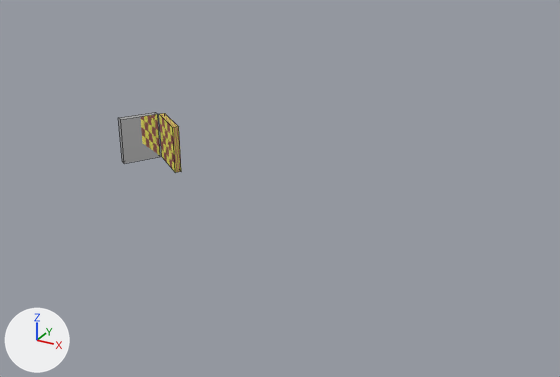
Before and after pictures for a commit that changed the Blender file MouseDLPDome/reflection.blend.
Camera for both pictures: a 50 mm lens placed at (19.2, -25.1, 12.4), pointed at (3.3, 3.8, -2.0). Lighting does not change. The marker at lower left points along +X, +Y and +Z. Mesh edges are drawn as thin lines.
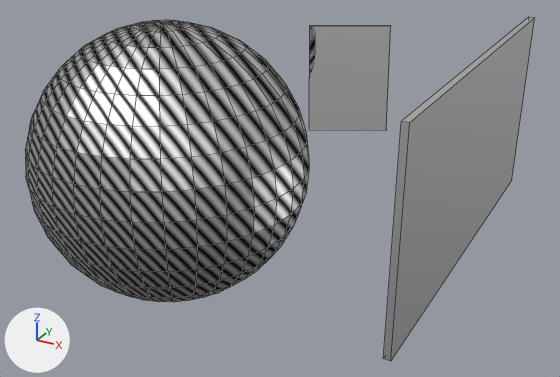
What changed in the scene script:
```text
Add mat_stuff:
    mat_stuff = bpy.data.materials.new('stuff')
    # nodes: BsdfAnisotropic, OutputMaterial, TexWave
Change me_cube_001:
    where me_cube_001.from_pydata(...)  # 8 vertices, 6 faces; spans x -1.0..1.0, y -1.0..1.0, z -1.0..1.0
    remove me_cube_001.materials.append(mat_base)
    add me_cube_001.materials.append(mat_material)
Add me_sphere:
    me_sphere.from_pydata(...)  # a UV sphere (32 segments, 16 rings, poles along z) spanning x -1.0..1.0, y -1.0..1.0, z -1.0..1.0
    me_sphere.materials.append(mat_stuff)
Change ob_cube_001:
    ob_cube_001.location: (-0.05, 0.1, 0.86) -> (11.9, 4.28, 0.92)
    ob_cube_001.rotation_euler: (0.0, 0.0, -0.639) -> (-0.00857, -0.00367, -1.558)  # degrees (0, 0, -37) -> degrees (-0.5, -0.2, -89)
    ob_cube_001.scale: (1.0, 0.132, 1.0) -> (8.82, 0.132, 4.18)
Change ob_cube:
    ob_cube.location: (-1.55, -0.05, 0.85) -> (1.94, 14.39, 0.43)
    ob_cube.rotation_euler: (0.0, 0.0, -2.135) -> (0.0266, 0.0124, -2.694)  # degrees (0, 0, -122) -> degrees (1.5, 0.7, -154)
    ob_cube.scale: (0.831, 0.147, 1.0) -> (2.24, 0.125, 3.0)
Add ob_sphere:
    ob_sphere = bpy.data.objects.new('Sphere', me_sphere)
    ob_sphere.location = (0.0, 0.0, 0.0)
    ob_sphere.scale = (6.0, 6.0, 6.0)
```

Where the change shows, as pixel boxes (x1, y1, x2, y2) in the pictures (560 x 377 px):
'Sphere', added: after (25, 20, 309, 302)
'Cube.001', recoloured, moved, turned, rescaled: before (159, 113, 181, 172); after (383, 17, 535, 361)
'Cube', moved, turned, rescaled: before (119, 112, 160, 164); after (309, 25, 391, 130)
